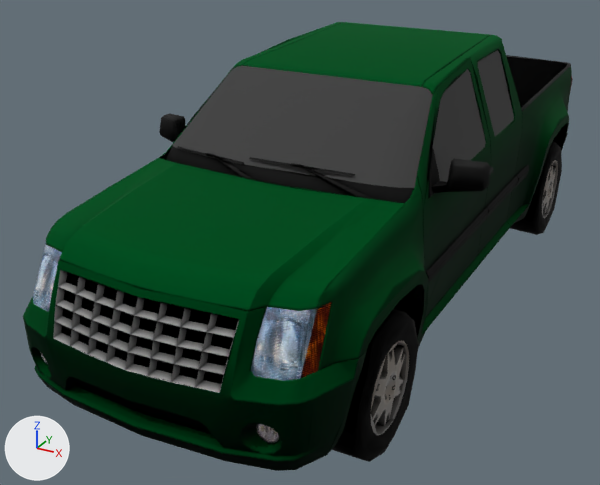
What one commit did to the glTF model public/assets/Pickup.glb.
Camera for both pictures: a 50 mm lens placed at (2.4, -5.54, 2.96), pointed at (-0.38, -0.48, 0.43). The axes (+X, +Y, +Z) are drawn at lower left. The lights are the same throughout. Where no turn or scale is listed for an object, it has been applied to the vertices.

Names of what the first picture shows: 'Pickup Body', 'Wheel_E', 'Wheel_E001'.
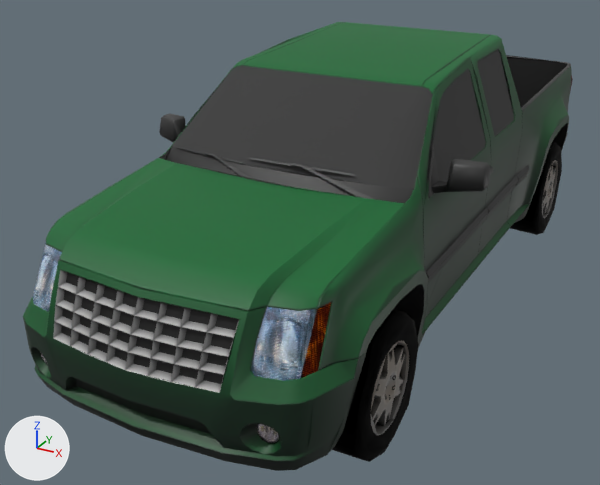
The change, as a list of edits to the scene's bpy script:
```text
Change mat_body_005:
    mat_body_005.metallic: 1.0 -> 0.0
    mat_body_005.roughness: 0.859 -> 0.525
```

Location of each change, [x1, y1, x2, y2] in pixels of the pictures (600 x 485 px):
'Pickup Body', surface changed
    both: [23, 22, 573, 471]
